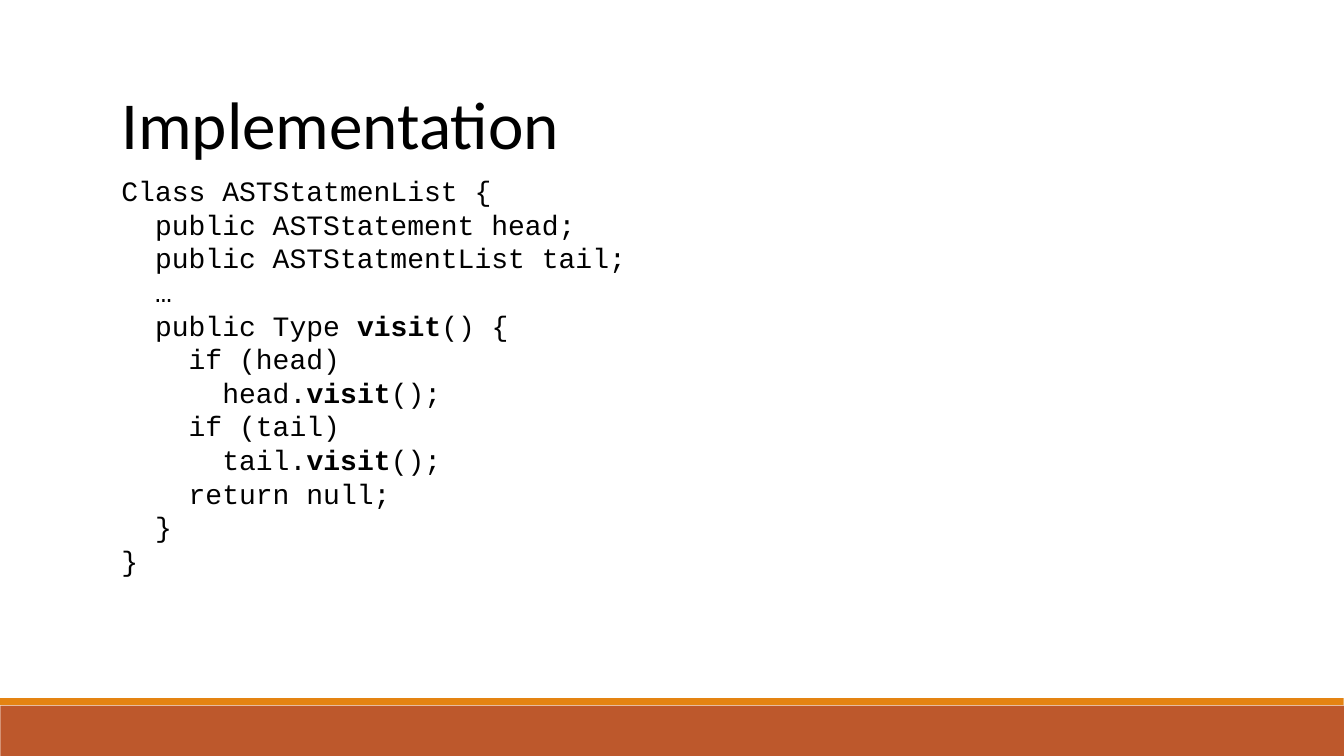
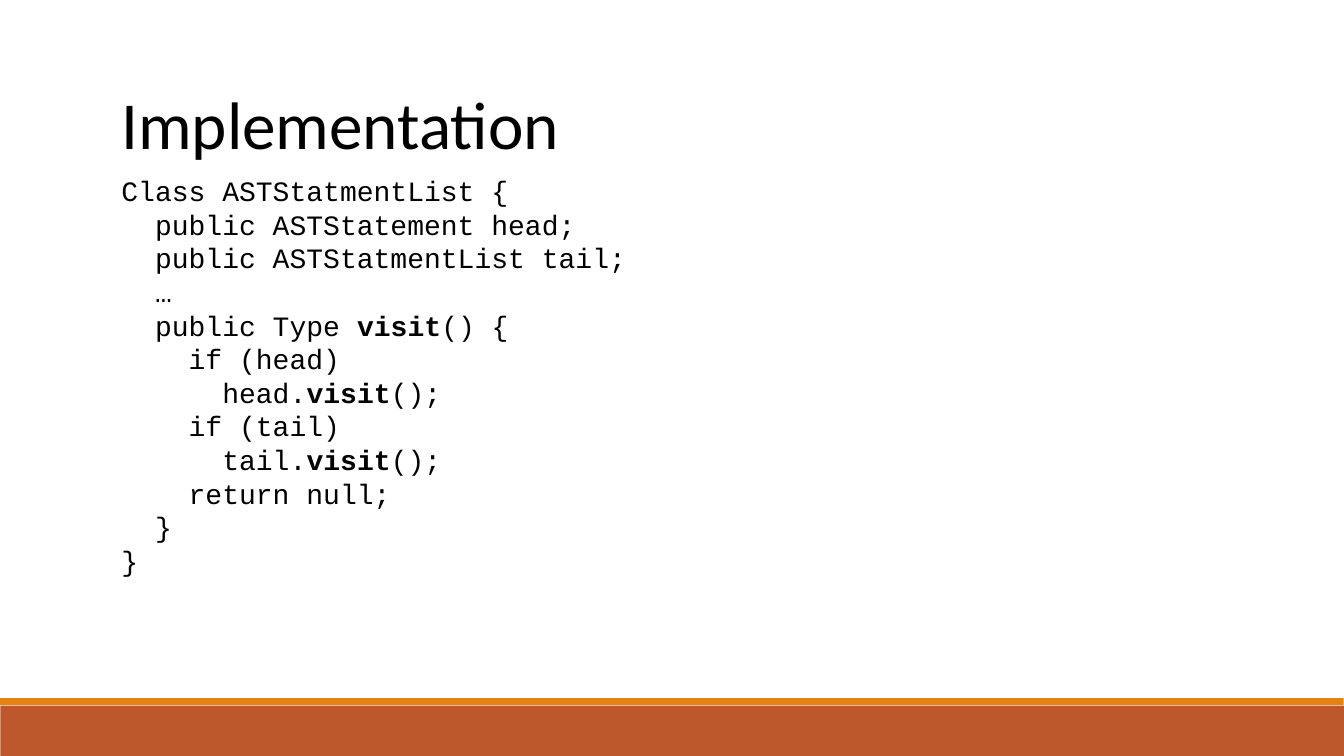
Before and after one commit to raghadzeidan/COMPILATION_TAU_FOR_STUDENTS, a slide deck: slide 100 of new_slides/semantic.pptx. Drawn at 1344x756 pixels with LibreOffice and Linux fonts; fonts in the diff are those of the drawing. Boxes give left, top, right and bottom in pixels: in the first picture for what was removed or moved away, otherwise in the second. Text is boxed around its words. In the diff, an @@ line names an element or a change of style, - is before the commit and + after.

```diff
--- a/new_slides/semantic.pptx
+++ b/new_slides/semantic.pptx
@@ text at (121,181,474,202): text changed @@
-Class ASTStatmenList {
+Class ASTStatmentList {
```
Also in this commit, not shown: 1 other file.
